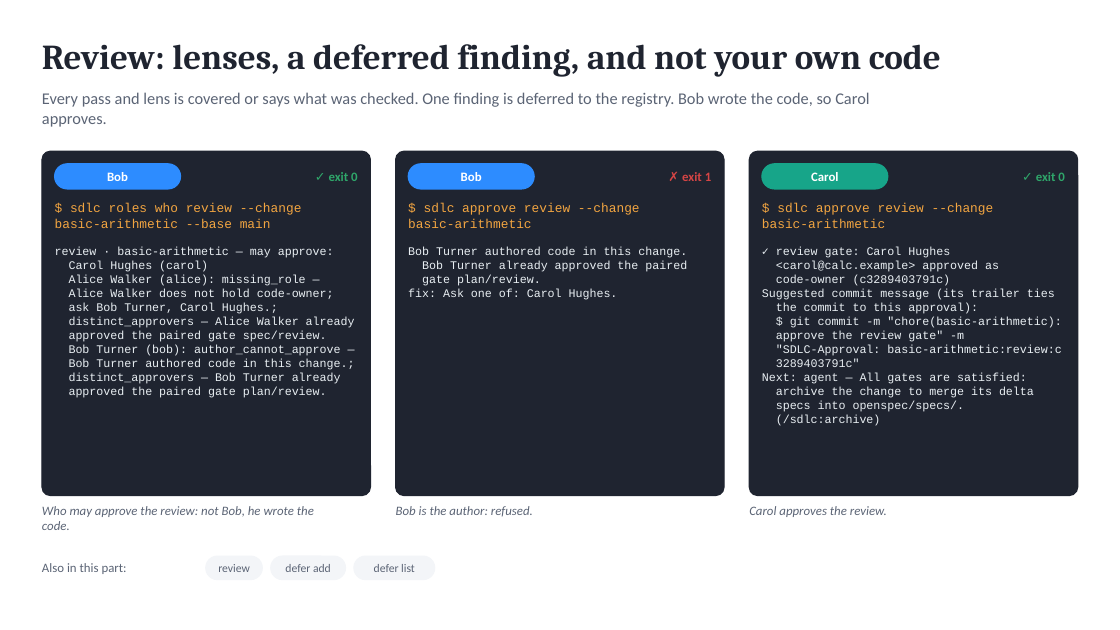
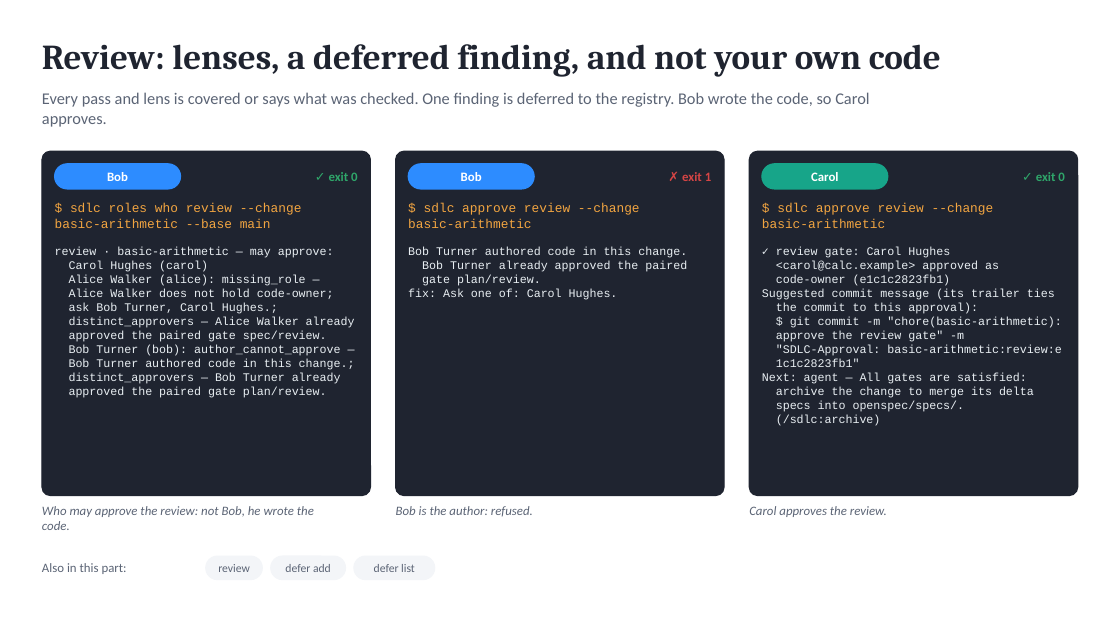
Before and after one commit to marin-ai-tech/sdlc, a slide deck: slide 12 of docs/demo/sdlc-calculator-demo.en.pptx. Drawn at 1120x630 pixels with LibreOffice and Linux fonts; fonts in the diff are those of the drawing. Boxes give left, top, right and bottom in pixels: in the first picture for what was removed or moved away, otherwise in the second. Text is boxed around its words. In the diff, an @@ line names an element or a change of style, - is before the commit and + after.

```diff
--- a/docs/demo/sdlc-calculator-demo.en.pptx
+++ b/docs/demo/sdlc-calculator-demo.en.pptx
@@ text at bbox=[776, 275, 951, 286]: text changed @@
-code-owner (c3289403791c)
+code-owner (e1c1c2823fb1)
@@ text at bbox=[776, 345, 1061, 367]: text changed @@
-"SDLC-Approval: basic-arithmetic:review:c
-3289403791c"
+"SDLC-Approval: basic-arithmetic:review:e
+1c1c2823fb1"
```
Also in this commit, not shown: 5 other slides changed, 57 other files.
